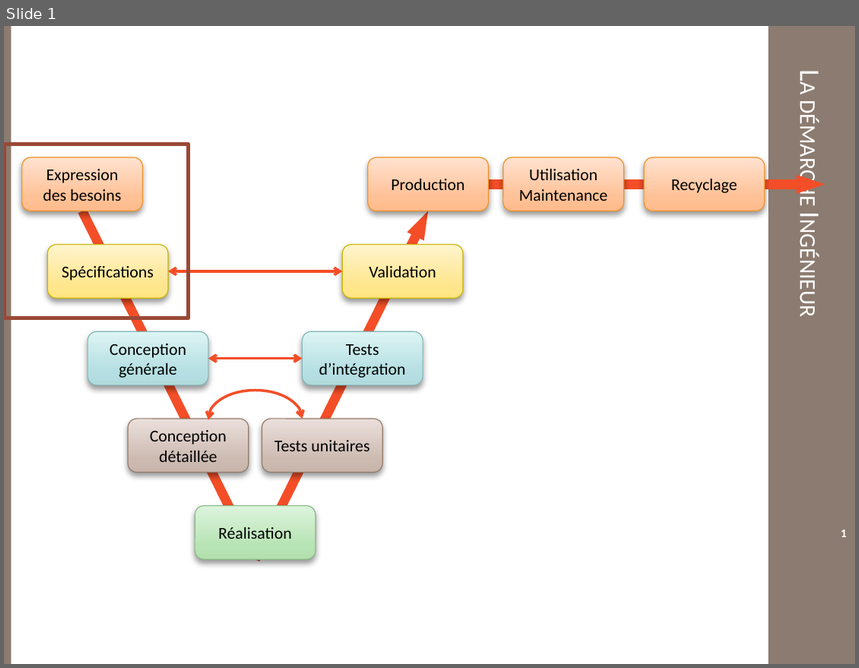
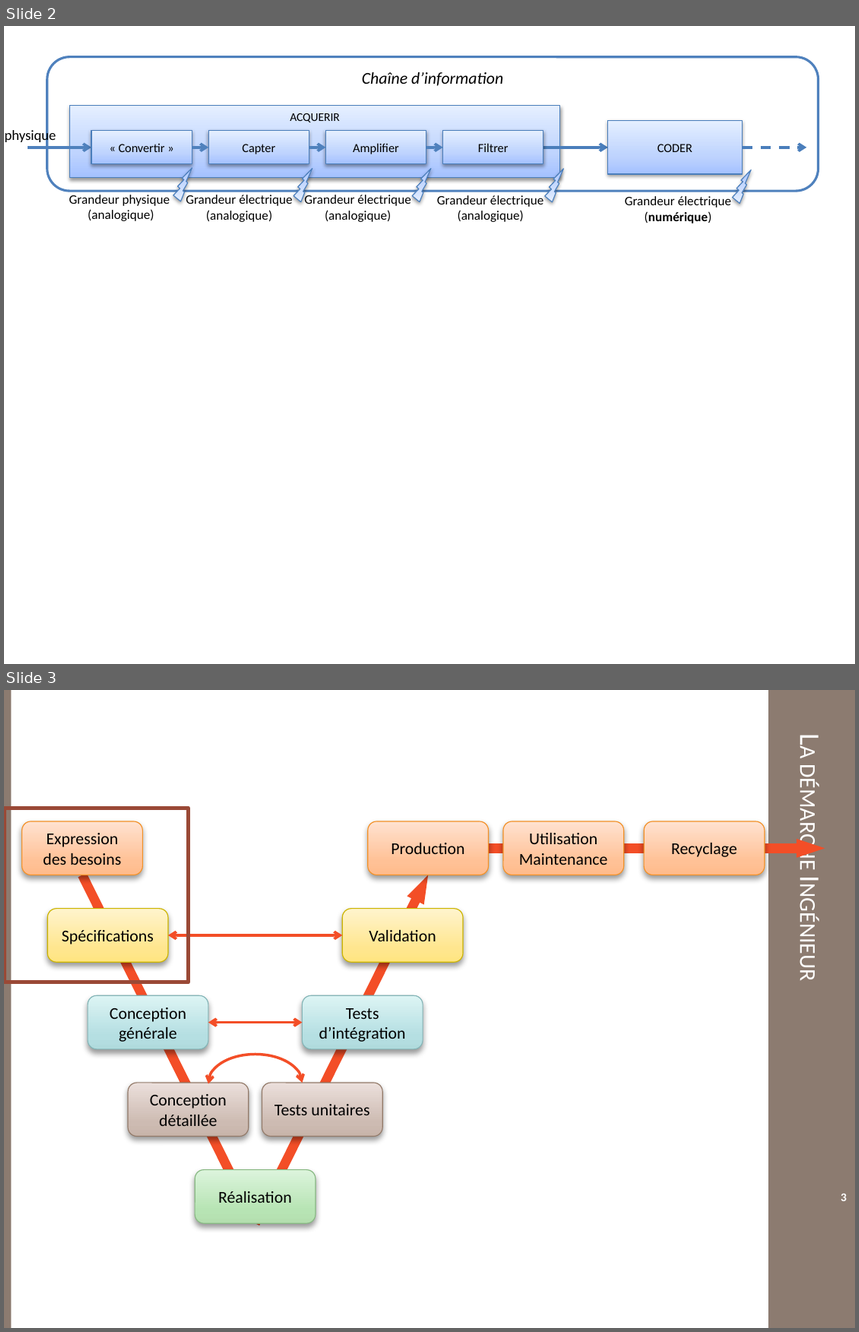
Before and after one commit to xpessoles/01_IntroductionIS_Analyser, a slide deck: 03_Acquerir/Cours/images/Figures.pptx. Shown one above the other, each under a label of ours: slide 1 before the commit, slides 2 and 3 after it. The pictures are 859x668 and 859x1332 pixels, drawn with LibreOffice and Linux fonts; fonts in the diff are those of the drawing. Boxes give left, top, right and bottom in pixels: in the first picture for what was removed or moved away, otherwise in the second. Text is boxed around its words. In the diff, an @@ line names an element or a change of style, - is before the commit and + after.

```diff
--- a/03_Acquerir/Cours/images/Figures.pptx
+++ b/03_Acquerir/Cours/images/Figures.pptx
@@ slide 2 added at (4,26,855,664), background #FFFFFF @@
@@ rounded rectangle added at (47,56,819,190), fill #FFFFFF, outline #4F81BD 2 pt, 14 pt, text #000000, italic @@
+Chaîne d’information
@@ rectangle added at (69,105,560,177), fill gradient #A4C4FF to #BFD4FF to #E6EEFF, outline #4B7EBC 0.75 pt, 10 pt, text #000000 @@
+ACQUERIR
@@ text added at (5,128,56,144), 12 pt, text #000000 @@
+Grandeur physique
@@ rectangle added at (91,131,192,164), fill gradient #A4C4FF to #BFD4FF to #E6EEFF, outline #4B7EBC 0.75 pt, 10.5 pt, text #000000 @@
+« Convertir »
@@ rectangle added at (208,131,309,164), fill gradient #A4C4FF to #BFD4FF to #E6EEFF, outline #4B7EBC 0.75 pt, 10.5 pt, text #000000 @@
+Capter
@@ rectangle added at (325,131,427,164), fill gradient #A4C4FF to #BFD4FF to #E6EEFF, outline #4B7EBC 0.75 pt, 10.5 pt, text #000000 @@
+Amplifier
@@ rectangle added at (443,131,544,164), fill gradient #A4C4FF to #BFD4FF to #E6EEFF, outline #4B7EBC 0.75 pt, 10.5 pt, text #000000 @@
+Filtrer
@@ rectangle added at (608,120,742,174), fill gradient #A4C4FF to #BFD4FF to #E6EEFF, outline #4B7EBC 0.75 pt, 10.5 pt, text #000000 @@
+CODER
@@ arrow added from (28, 148) to (91, 148), #4F81BD 2.25 pt @@
@@ arrow added from (192, 148) to (208, 148), #4F81BD 2.25 pt @@
@@ arrow added from (310, 148) to (325, 148), #4F81BD 2.25 pt @@
@@ arrow added from (427, 148) to (443, 148), #4F81BD 2.25 pt @@
@@ arrow added from (544, 148) to (608, 148), #4B7EBC 2.25 pt @@
@@ arrow added from (742, 148) to (807, 148), #4B7EBC 2.25 pt dashed @@
@@ lightning bolt added at (173,168,192,202), fill gradient #A4C4FF to #BFD4FF to #E6EEFF, outline #4B7EBC 0.75 pt @@
@@ lightning bolt added at (294,169,312,202), fill gradient #A4C4FF to #BFD4FF to #E6EEFF, outline #4B7EBC 0.75 pt @@
@@ lightning bolt added at (413,169,431,202), fill gradient #A4C4FF to #BFD4FF to #E6EEFF, outline #4B7EBC 0.75 pt @@
@@ lightning bolt added at (545,169,564,202), fill gradient #A4C4FF to #BFD4FF to #E6EEFF, outline #4B7EBC 0.75 pt @@
@@ lightning bolt added at (733,170,751,203), fill gradient #A4C4FF to #BFD4FF to #E6EEFF, outline #4B7EBC 0.75 pt @@
@@ text added at (69,195,170,221), 11 pt, text #000000 @@
+Grandeur physique
+(analogique)
@@ text added at (186,195,292,222), 11 pt, text #000000 @@
+Grandeur électrique
+(analogique)
@@ text added at (304,194,411,222), 11 pt, text #000000 @@
+Grandeur électrique
+(analogique)
@@ text added at (437,195,544,222), 11 pt, text #000000 @@
+Grandeur électrique
+(analogique)
@@ text added at (625,196,731,224), 11 pt, text #000000 @@
+Grandeur électrique
+(numérique)
@@ what was slide 1 is now slide 3 @@
@@ page number at (841,1194,847,1201): text changed @@
-1
+3
```
Also in this commit, not shown: 2 other slides added, 8 other files.
